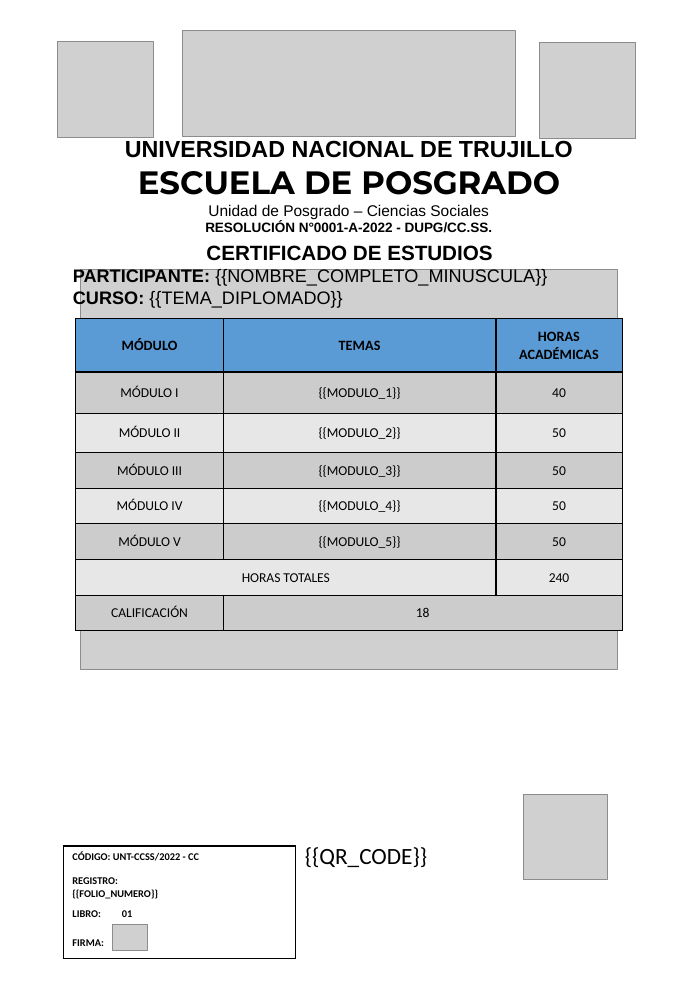
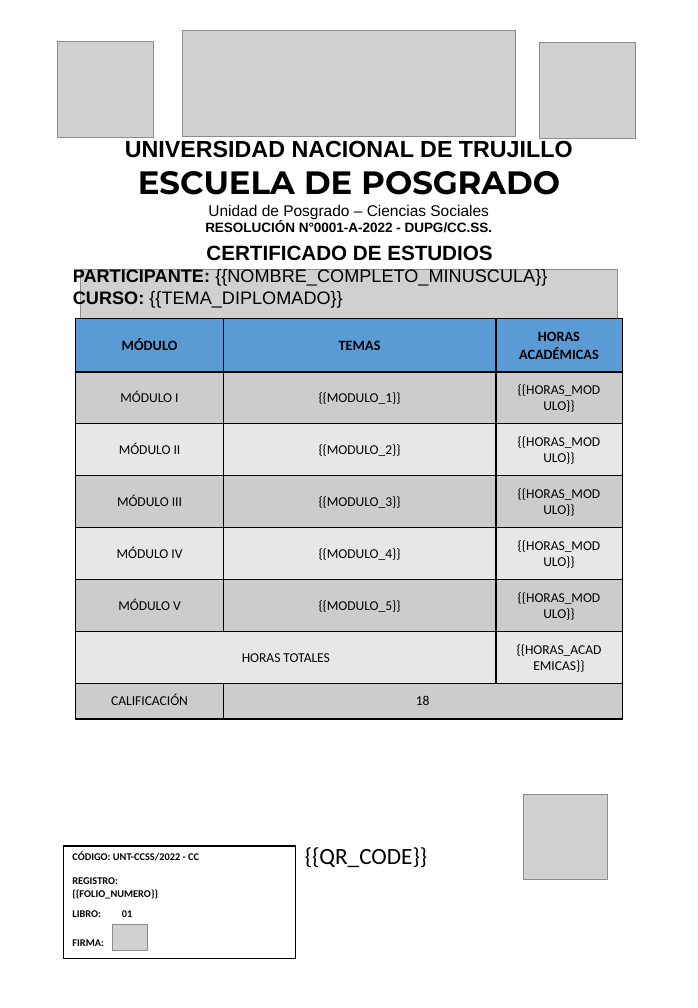
Before and after one commit to CuevaBenjamin-dev/ipde_backend_certificados_automatition, a slide deck: slide 2 of app/templates/universidad_azul/plantilla_curso.pptx. Drawn at 698x1008 pixels with LibreOffice and Linux fonts; fonts in the diff are those of the drawing; grey boxes stand for pictures; background and template pictures are left out. Boxes give left, top, right and bottom in pixels: in the first picture for what was removed or moved away, otherwise in the second. Text is boxed around its words. In the diff, an @@ line names an element or a change of style, - is before the commit and + after.

```diff
--- a/app/templates/universidad_azul/plantilla_curso.pptx
+++ b/app/templates/universidad_azul/plantilla_curso.pptx
@@ table at [75, 318, 623, 719] @@
-row 2, column 3: 40
+row 2, column 3: {{HORAS_MODULO}}
-row 3, column 3: 50
+row 3, column 3: {{HORAS_MODULO}}
-row 4, column 3: 50
+row 4, column 3: {{HORAS_MODULO}}
-row 5, column 3: 50
+row 5, column 3: {{HORAS_MODULO}}
-row 6, column 3: 50
+row 6, column 3: {{HORAS_MODULO}}
-row 7, column 3: 240
+row 7, column 3: {{HORAS_ACADEMICAS}}
```
Also in this commit, not shown: 16 other files.
